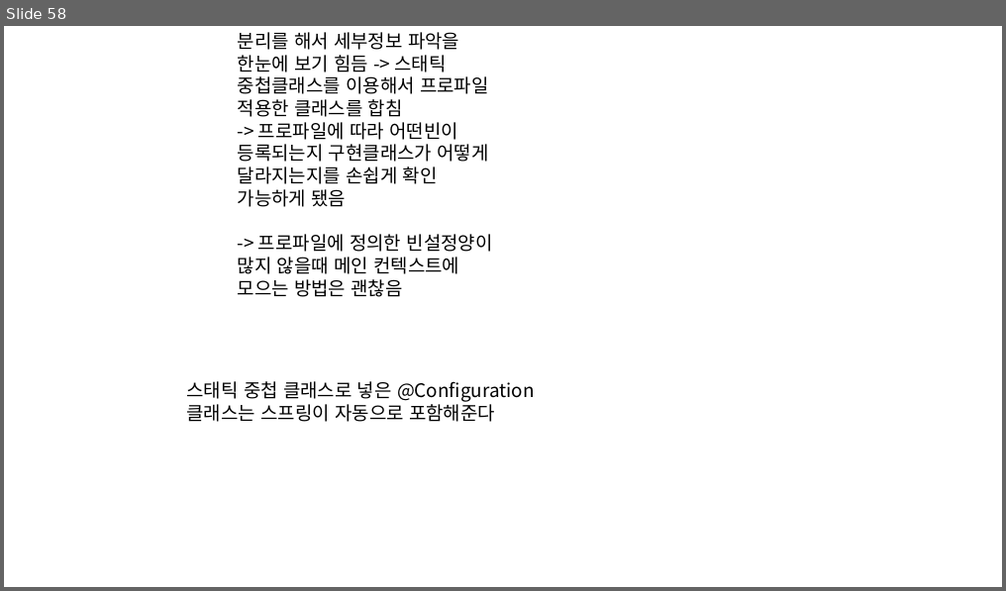
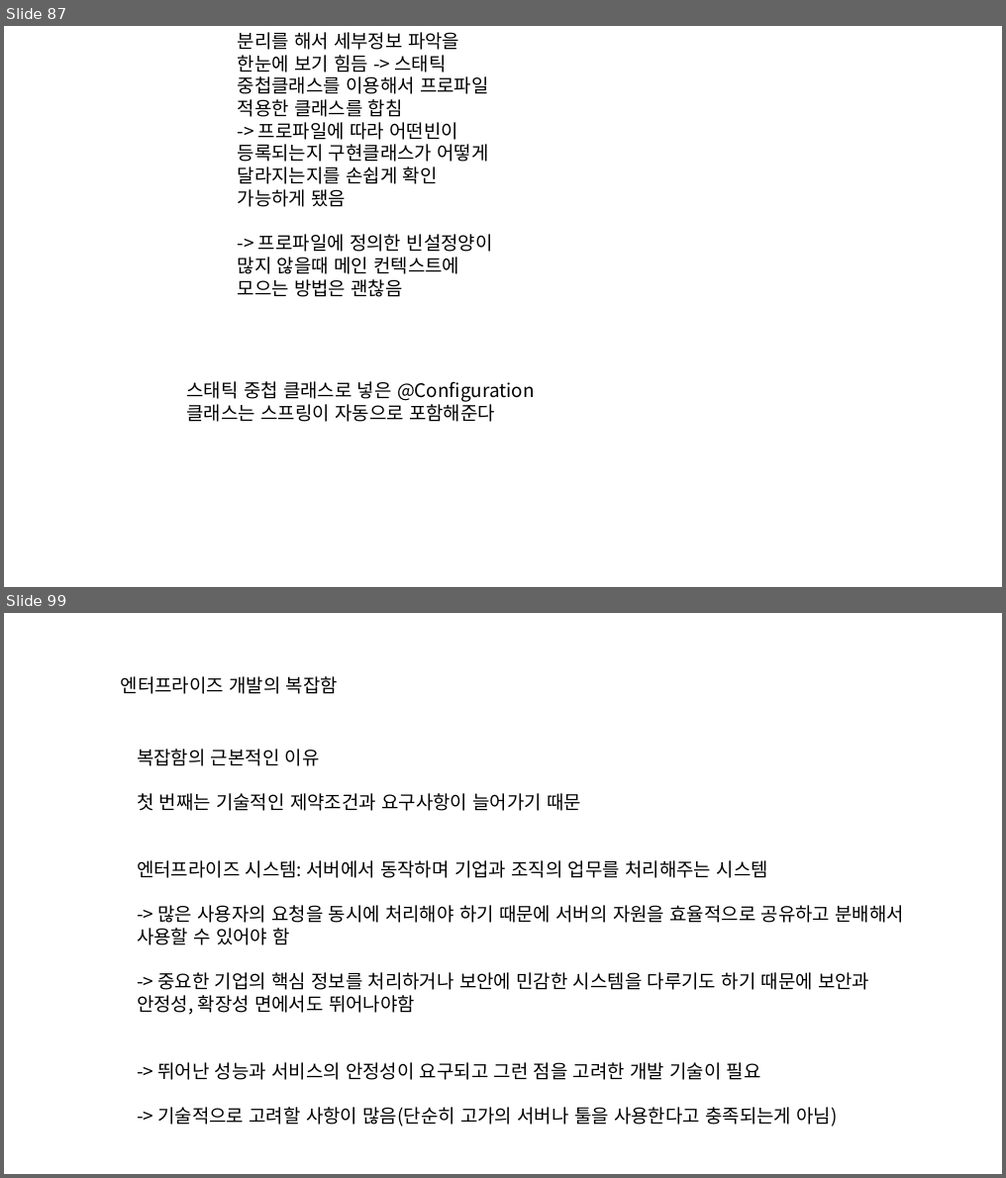
Before and after one commit to eongss/testproject, a slide deck: 프레젠테이션1.pptx. Shown one above the other, each under a label of ours: slide 58 before the commit, slides 87 and 99 after it; the slides between them are not shown. The pictures are 1006x591 and 1006x1178 pixels, drawn with LibreOffice and Linux fonts; fonts in the diff are those of the drawing. Boxes give left, top, right and bottom in pixels: in the first picture for what was removed or moved away, otherwise in the second. Text is boxed around its words. In the diff, an @@ line names an element or a change of style, - is before the commit and + after.

```diff
--- a/프레젠테이션1.pptx
+++ b/프레젠테이션1.pptx
@@ slide 99 added at (4, 613, 1002, 1174), background #FFFFFF @@
@@ text added at (121, 676, 338, 694), 18 pt, text #000000 @@
+엔터프라이즈 개발의 복잡함
@@ text added at (137, 749, 905, 1127), 18 pt, text #000000 @@
+복잡함의 근본적인 이유
+첫 번째는 기술적인 제약조건과 요구사항이 늘어가기 때문
+엔터프라이즈 시스템: 서버에서 동작하며 기업과 조직의 업무를 처리해주는 시스템
+-> 많은 사용자의 요청을 동시에 처리해야 하기 때문에 서버의 자원을 효율적으로 공유하고 분배해서 사용할 수 있어야 함
+-> 중요한 기업의 핵심 정보를 처리하거나 보안에 민감한 시스템을 다루기도 하기 때문에 보안과 안정성, 확장성 면에서도 뛰어나야함
+-> 뛰어난 성능과 서비스의 안정성이 요구되고 그런 점을 고려한 개발 기술이 필요
+-> 기술적으로 고려할 사항이 많음(단순히 고가의 서버나 툴을 사용한다고 충족되는게 아님)
@@ what was slide 58 is now slide 87 @@
```
Also in this commit, not shown: 59 other slides added, 3 slides removed, 1 other file.
